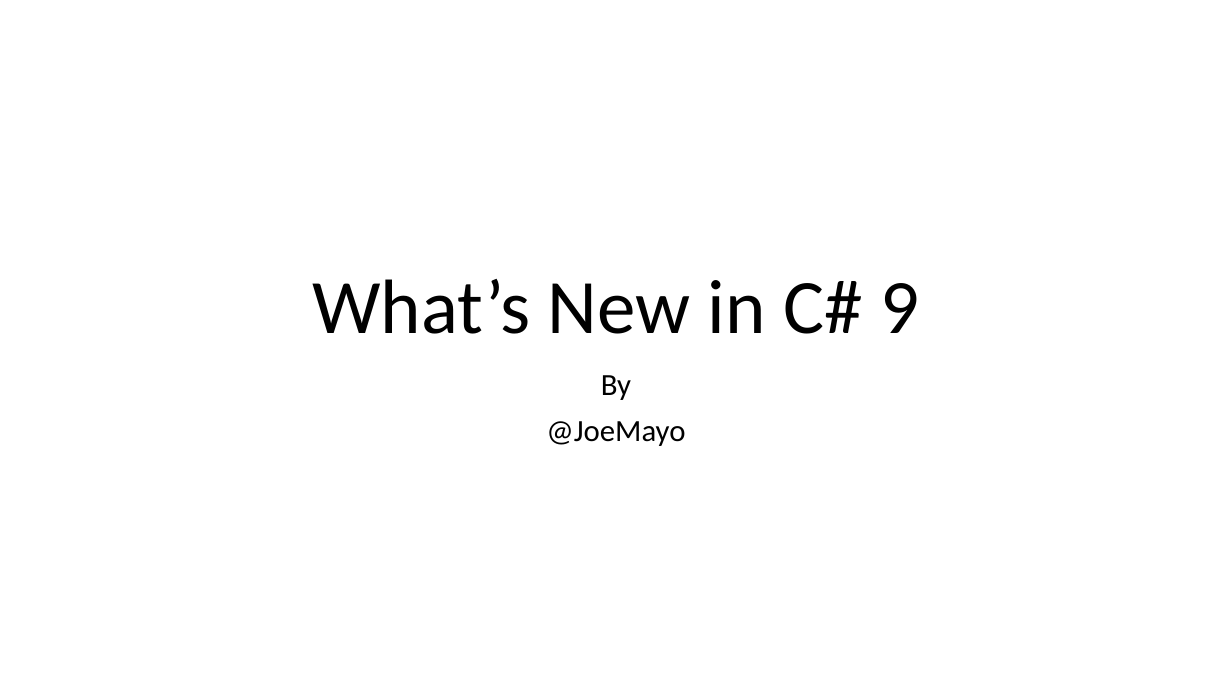
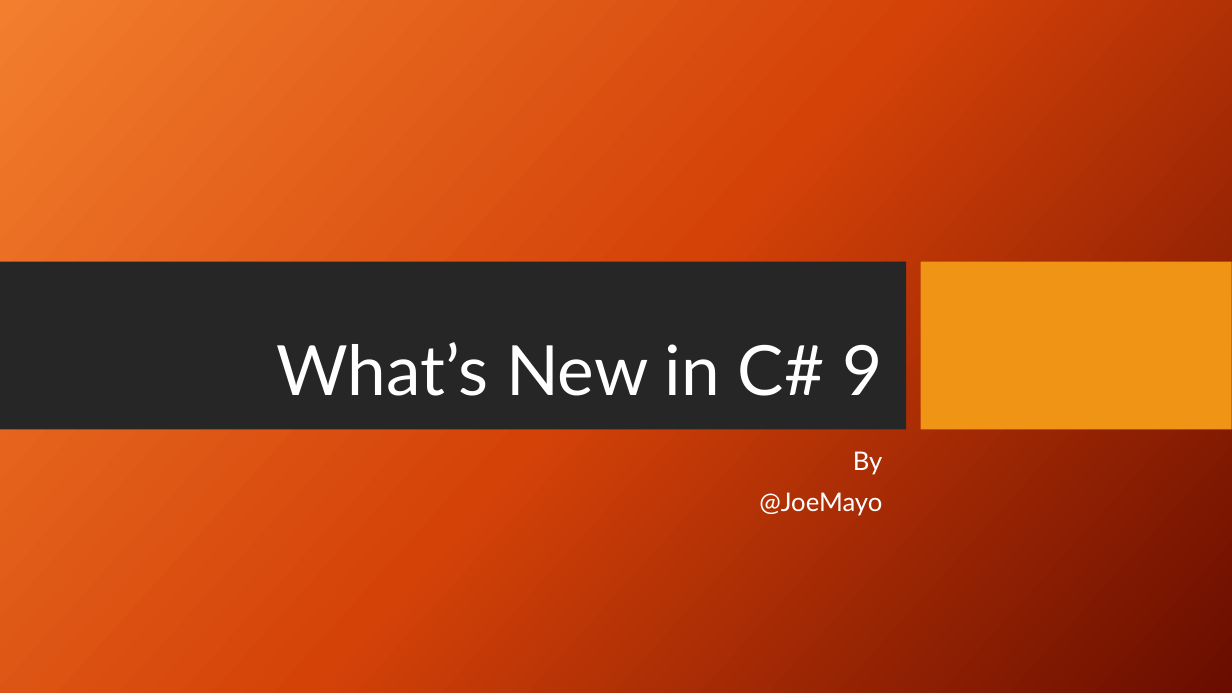
Before and after one commit to JoeMayo/WhatsNewInCSharp9, a slide deck: slide 1 of WhatsNewInCSharp9.pptx. Drawn at 1232x693 pixels with LibreOffice and Linux fonts; fonts in the diff are those of the drawing; background and template pictures are left out. Boxes give left, top, right and bottom in pixels: in the first picture for what was removed or moved away, otherwise in the second. Text is boxed around its words. In the diff, an @@ line names an element or a change of style, - is before the commit and + after.

```diff
--- a/WhatsNewInCSharp9.pptx
+++ b/WhatsNewInCSharp9.pptx
@@ background #FFFFFF to picture (left out) @@
@@ rectangle added at <box>0,262,907,430</box>, fill #262626 @@
@@ rectangle added at <box>921,262,1232,430</box>, fill #F09415 @@
@@ title "What’s New in C# 9": place and size @@
-title "What’s New in C# 9" at <box>312,279,919,334</box>
+title "What’s New in C# 9" at <box>276,342,882,396</box>
@@ title "What’s New in C# 9" at <box>276,342,882,396</box>: size 60 to 54 pt, font Calibri to Lato, text colour #000000 to #FFFFFF; alignment centre to right @@
@@ subtitle "By": place and size @@
-subtitle "By" at <box>546,375,685,446</box>
+subtitle "By" at <box>759,451,883,516</box>
@@ subtitle "By" at <box>759,451,883,516</box>: size 24 to 20 pt, font Calibri to Lato, text colour #000000 to #FFFFFF; alignment centre to right @@
```
Also in this commit, not shown: 8 other slides changed, 1 slide added, 3 other files.
